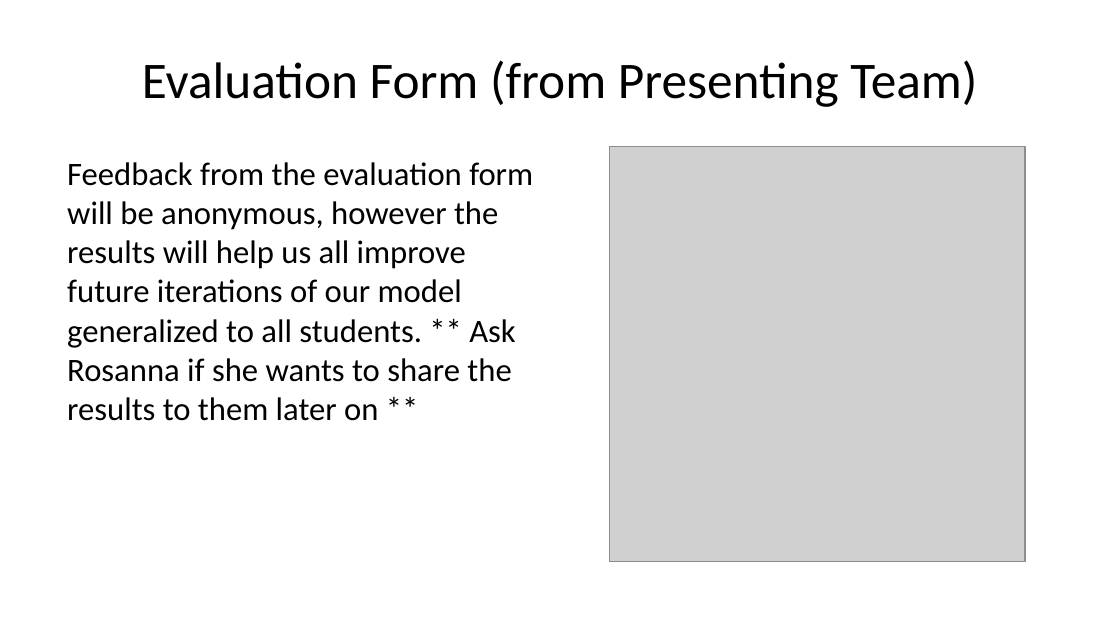
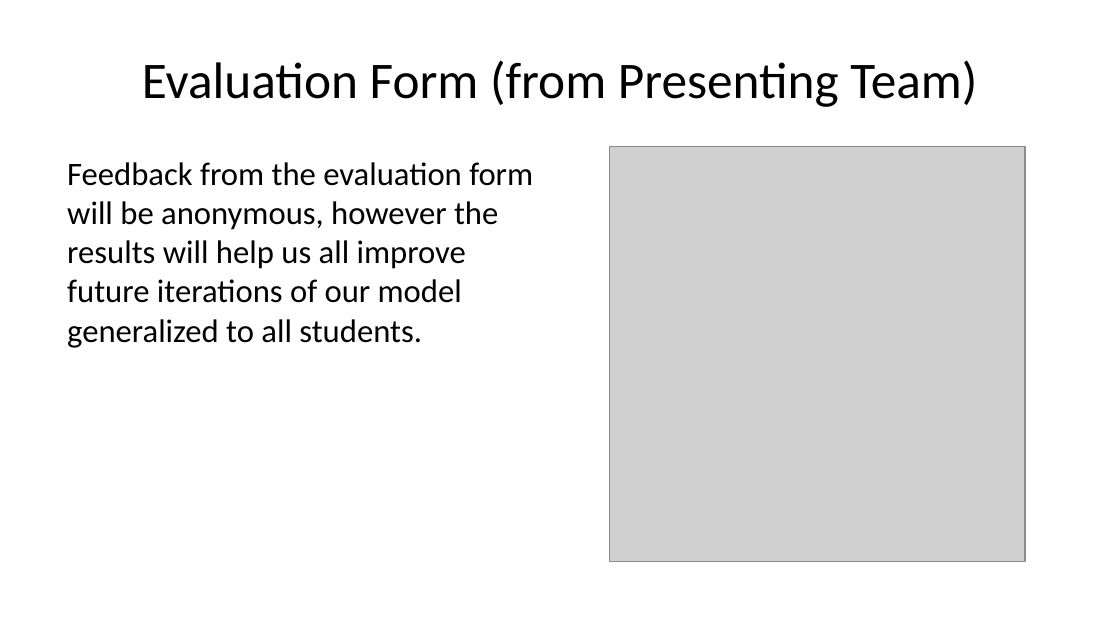
Before and after one commit to deancallahan25/Data322MiniProject, a slide deck: slide 12 of presentation.pptx. Drawn at 1120x630 pixels with LibreOffice and Linux fonts; fonts in the diff are those of the drawing; grey boxes stand for pictures. Boxes give left, top, right and bottom in pixels: in the first picture for what was removed or moved away, otherwise in the second. Text is boxed around its words. In the diff, an @@ line names an element or a change of style, - is before the commit and + after.

```diff
--- a/presentation.pptx
+++ b/presentation.pptx
@@ text at (67, 162, 533, 348): text changed @@
-Feedback from the evaluation form will be anonymous, however the results will help us all improve future iterations of our model generalized to all students. ** Ask Rosanna if she wants to share the results to them later on **
+Feedback from the evaluation form will be anonymous, however the results will help us all improve future iterations of our model generalized to all students.
```
Also in this commit, not shown: 3 other slides changed, 1 other file.
